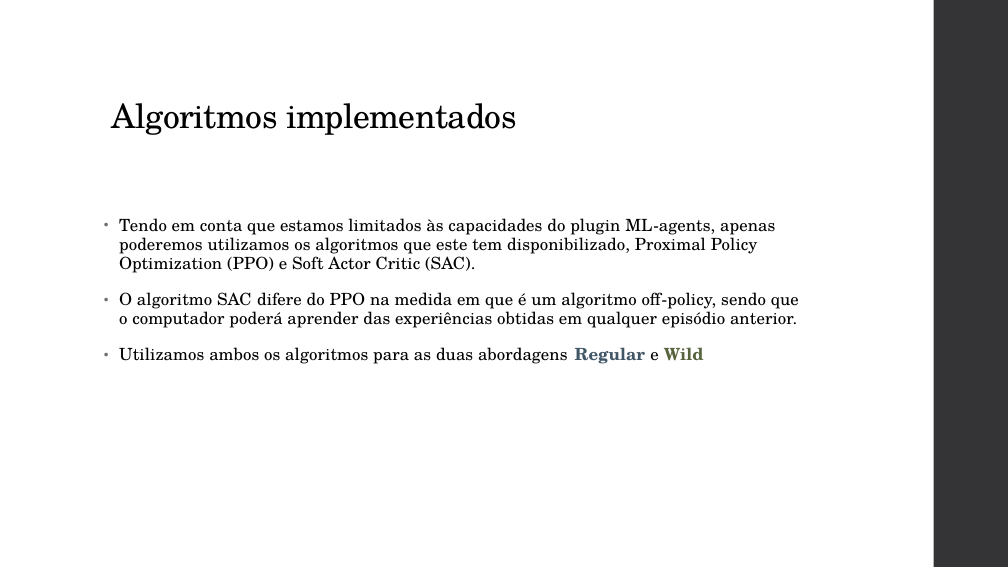
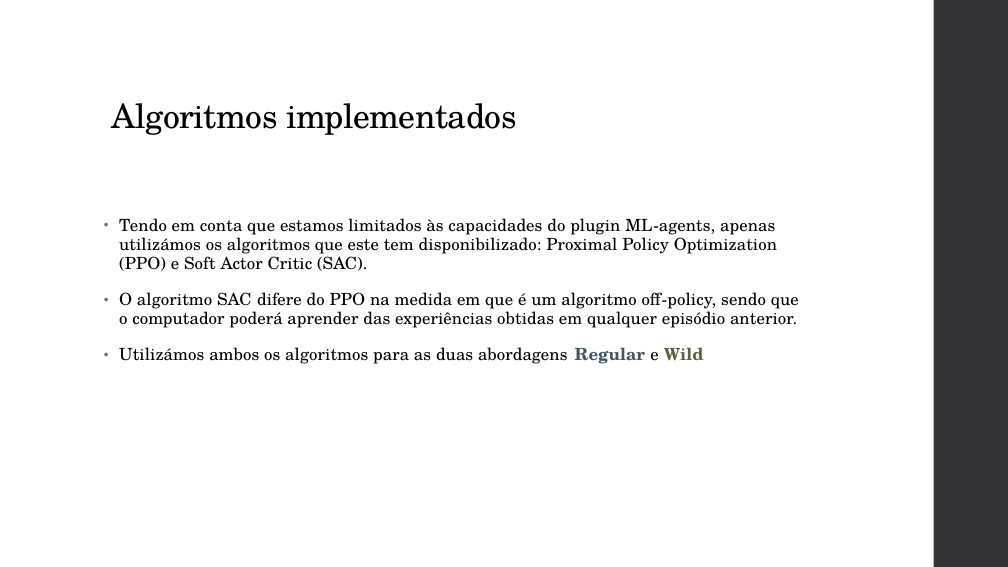
Before and after one commit to MOAAS/ZhedAI, a slide deck: slide 4 of TP2 - Zhed (ML)/docs/Final.pptx. Drawn at 1008x567 pixels with LibreOffice and Linux fonts; fonts in the diff are those of the drawing. Boxes give left, top, right and bottom in pixels: in the first picture for what was removed or moved away, otherwise in the second. Text is boxed around its words. In the diff, an @@ line names an element or a change of style, - is before the commit and + after.

```diff
--- a/TP2 - Zhed (ML)/docs/Final.pptx
+++ b/TP2 - Zhed (ML)/docs/Final.pptx
@@ text at [119, 218, 777, 271]: text changed @@
-• Tendo em conta que estamos limitados às capacidades do plugin ML-agents, apenas poderemos utilizamos os algoritmos que este tem disponibilizado, Proximal Policy Optimization (PPO) e Soft Actor Critic (SAC).
+• Tendo em conta que estamos limitados às capacidades do plugin ML-agents, apenas utilizámos os algoritmos que este tem disponibilizado: Proximal Policy Optimization (PPO) e Soft Actor Critic (SAC).
@@ text at [119, 347, 704, 364]: text changed @@
-• Utilizamos ambos os algoritmos para as duas abordagens Regular e Wild
+• Utilizámos ambos os algoritmos para as duas abordagens Regular e Wild
```
Also in this commit, not shown: 3 other slides changed, 5 other files.
